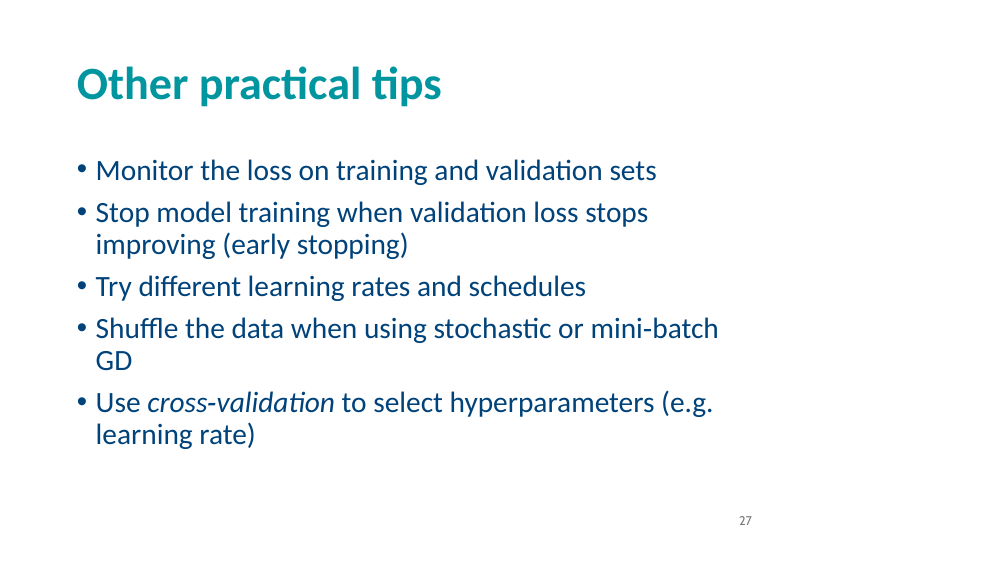
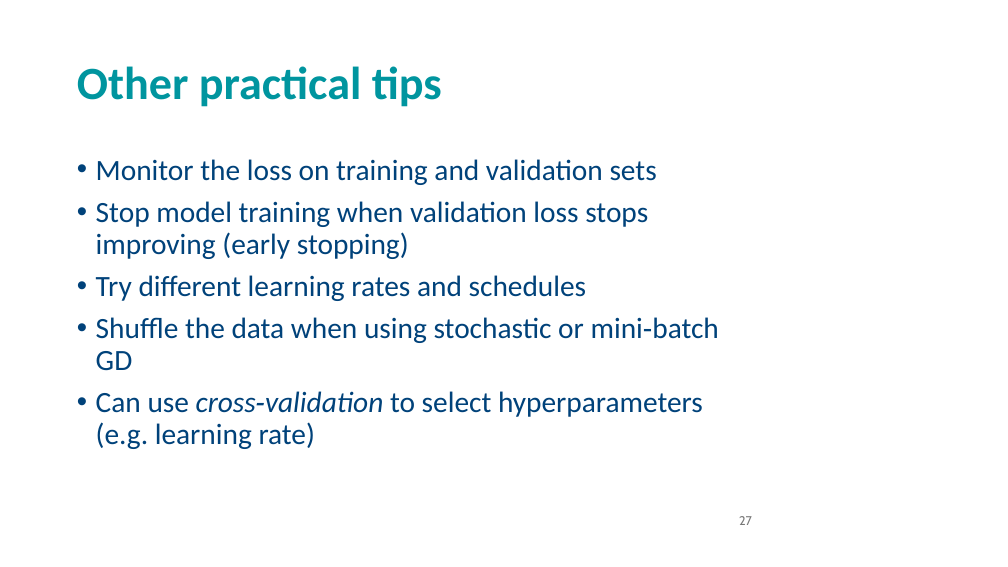
Before and after one commit to andrewcparnell/STAT41130, a slide deck: slide 27 of slides/day 1/D1C1_LR_NNs.pptx. Drawn at 1008x567 pixels with LibreOffice and Linux fonts; fonts in the diff are those of the drawing; background and template pictures are left out. Boxes give left, top, right and bottom in pixels: in the first picture for what was removed or moved away, otherwise in the second. Text is boxed around its words. In the diff, an @@ line names an element or a change of style, - is before the commit and + after.

```diff
--- a/slides/day 1/D1C1_LR_NNs.pptx
+++ b/slides/day 1/D1C1_LR_NNs.pptx
@@ text at [96,391,703,449]: text changed @@
-• Use cross‑validation to select hyperparameters (e.g. learning rate)
+• Can use cross‑validation to select hyperparameters (e.g. learning rate)
```
Also in this commit, not shown: 7 other slides changed.
